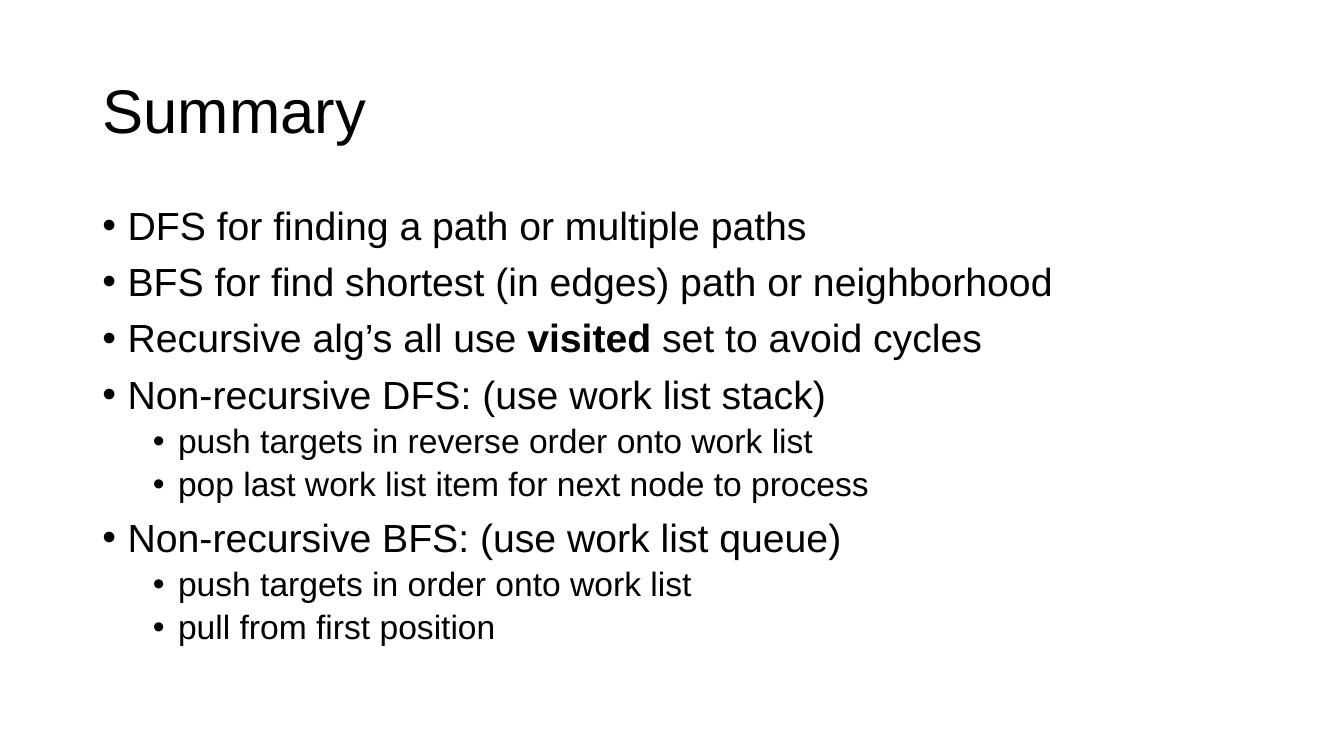
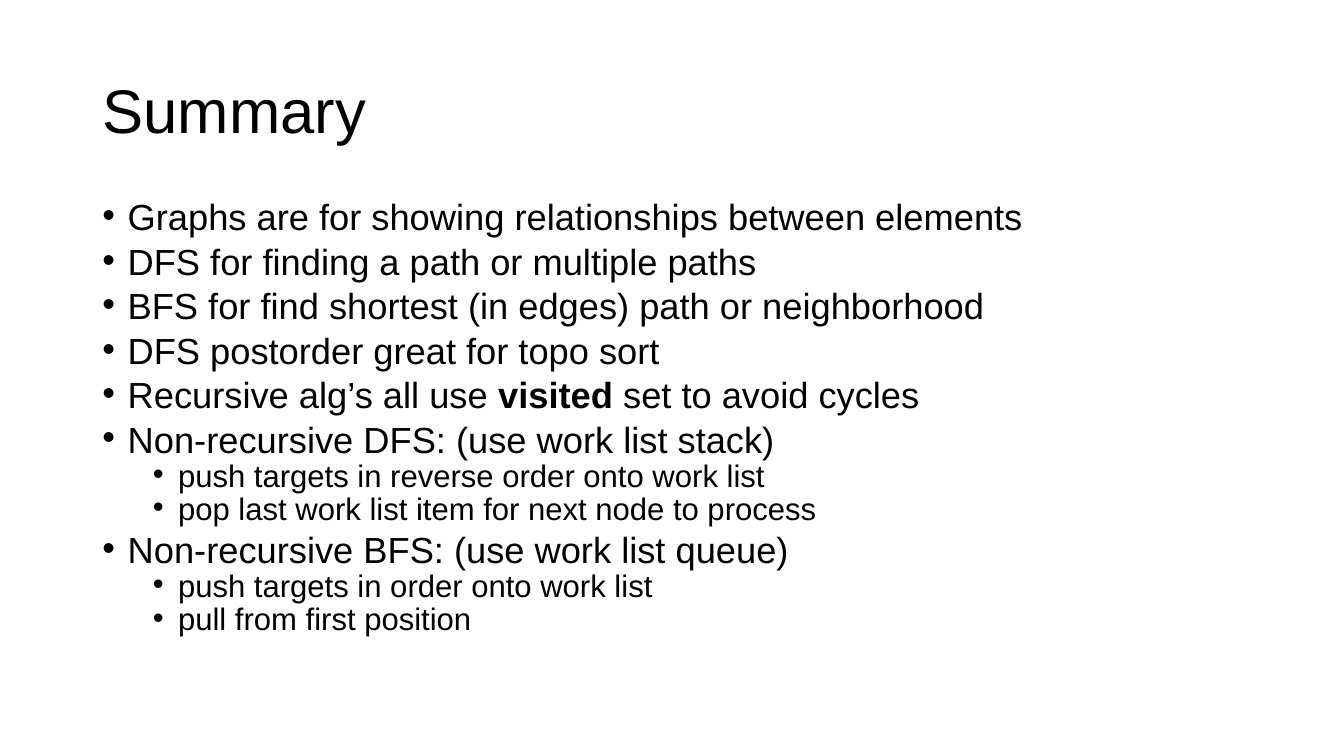
Before and after one commit to parrt/msds689, a slide deck: slide 24 of notes/graphs.pptx (slide 19 before the commit). Drawn at 1344x756 pixels with LibreOffice and Linux fonts; fonts in the diff are those of the drawing; background and template pictures are left out. Boxes give left, top, right and bottom in pixels: in the first picture for what was removed or moved away, otherwise in the second. Text is boxed around its words. In the diff, an @@ line names an element or a change of style, - is before the commit and + after.

```diff
--- a/notes/graphs.pptx
+++ b/notes/graphs.pptx
@@ text at (x1=128, y1=203, x2=1022, y2=237): paragraph added @@
+• Graphs are for showing relationships between elements
@@ text at (x1=128, y1=248, x2=984, y2=637): size 28 to 25.9 pt in "DFS for finding a path or multiple ...", "BFS for find shortest (in edges) path ...", "Recursive alg’s all use visited set to ...", "Non-recursive DFS: (use work list stack)" and 1 more places; size 24 to 22.2 pt in "push targets in reverse order onto work ...", "pop last work list item for next ...", "push targets in order onto work list", "pull from first position"; line spacing 0.9 to 0.7 @@
@@ text at (x1=128, y1=337, x2=659, y2=370): paragraph added @@
+• DFS postorder great for topo sort
```
Also in this commit, not shown: 2 other slides changed, 5 slides added, 3 other files.
